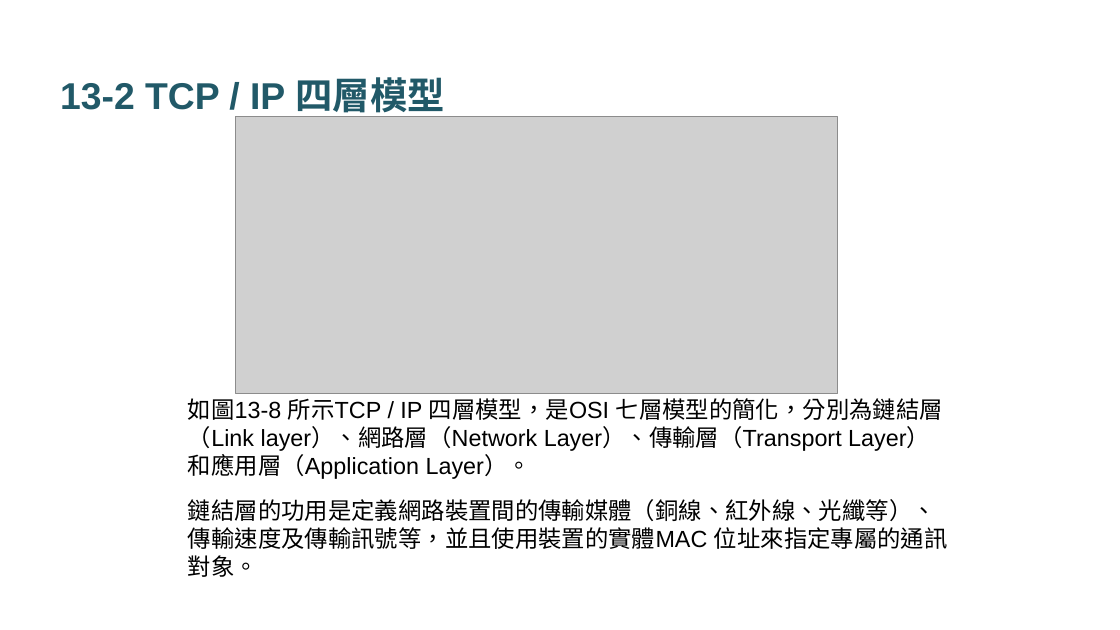
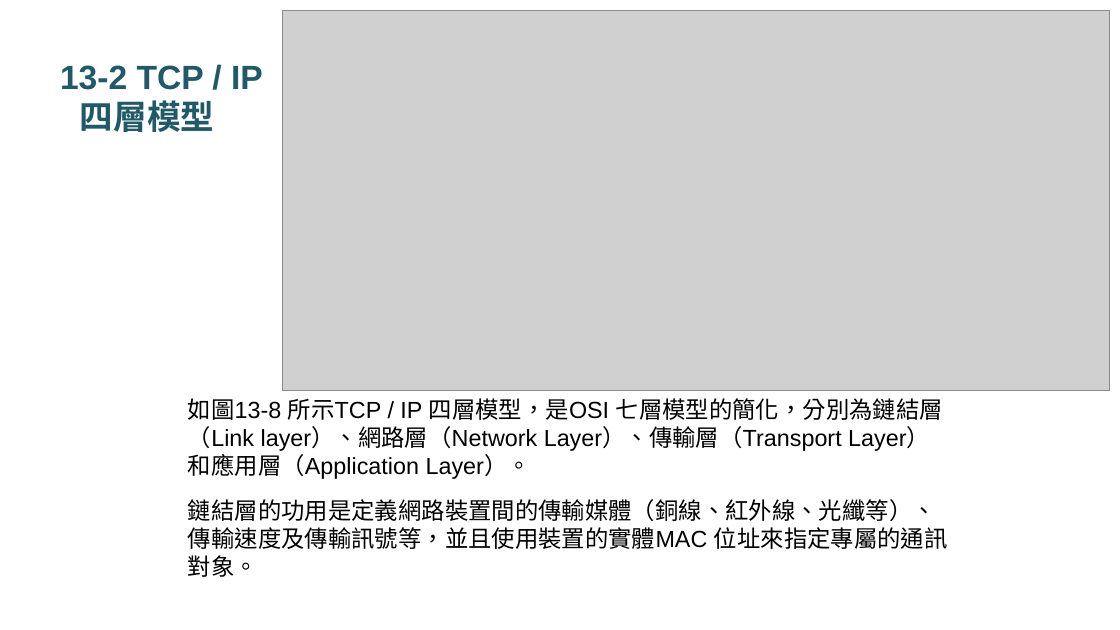
Before and after one commit to jacktea88/Linux, a slide deck: slide 12 of PPT/05-網路ip簡介.pptx. Drawn at 1120x630 pixels with LibreOffice and Linux fonts; fonts in the diff are those of the drawing; grey boxes stand for pictures. Boxes give left, top, right and bottom in pixels: in the first picture for what was removed or moved away, otherwise in the second. Text is boxed around its words. In the diff, an @@ line names an element or a change of style, - is before the commit and + after.

```diff
--- a/PPT/05-網路ip簡介.pptx
+++ b/PPT/05-網路ip簡介.pptx
@@ picture: place and size @@
-picture at <box>236,117,839,394</box>
+picture at <box>282,11,1110,392</box>
@@ title "13-2 TCP / IP 四層模型" at <box>60,65,263,132</box>: size 32 to 28.8 pt @@
```
Also in this commit, not shown: 4 other slides changed, 3 other files.
